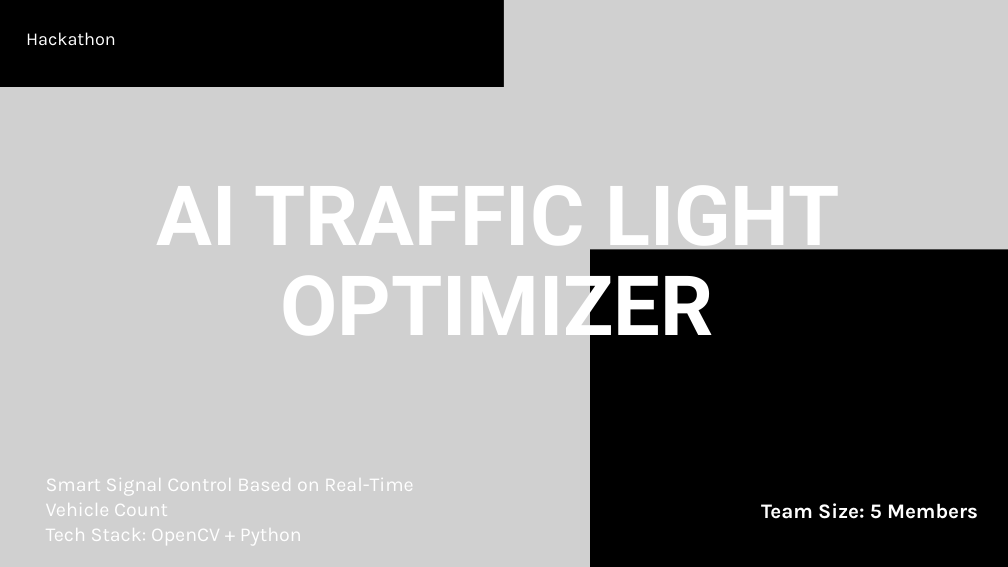
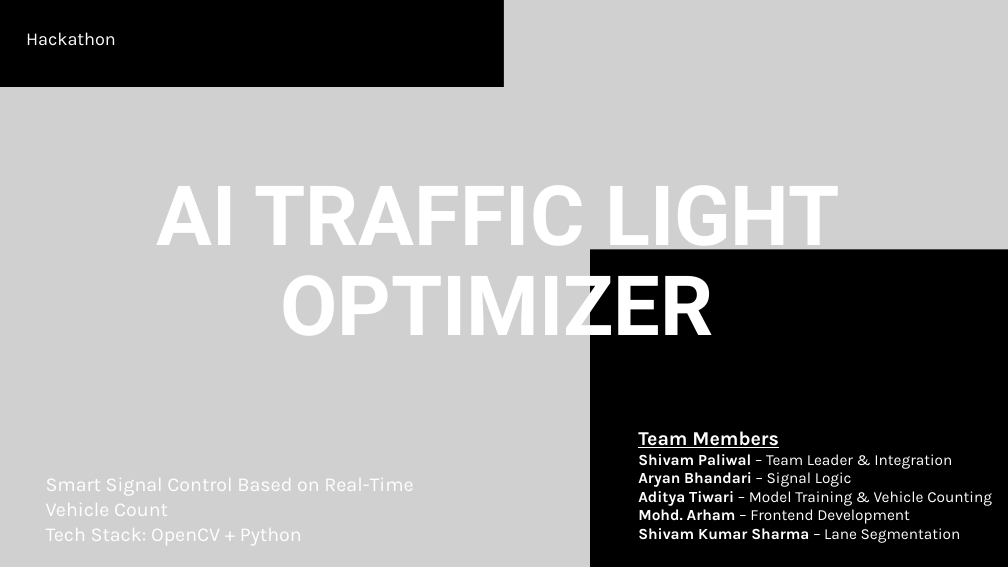
Before and after one commit to Shivam-3004/ai-traffic-optimizer, a slide deck: slide 1 of docs/presentation/AI Traffic Light Optimizer.pptx. Drawn at 1008x567 pixels with LibreOffice and Linux fonts; fonts in the diff are those of the drawing; grey boxes stand for pictures. Boxes give left, top, right and bottom in pixels: in the first picture for what was removed or moved away, otherwise in the second. Text is boxed around its words. In the diff, an @@ line names an element or a change of style, - is before the commit and + after.

```diff
--- a/docs/presentation/AI Traffic Light Optimizer.pptx
+++ b/docs/presentation/AI Traffic Light Optimizer.pptx
@@ text at bbox=[638, 431, 992, 543]: text changed; size 29.5 to 22 pt; bold off @@
-Team Size: 5 Members
+Team Members
+Shivam Paliwal – Team Leader & Integration
+Aryan Bhandari – Signal Logic
+Aditya Tiwari – Model Training & Vehicle Counting
+Mohd. Arham – Frontend Development
+Shivam Kumar Sharma – Lane Segmentation
```
Also in this commit, not shown: 9 other files.
